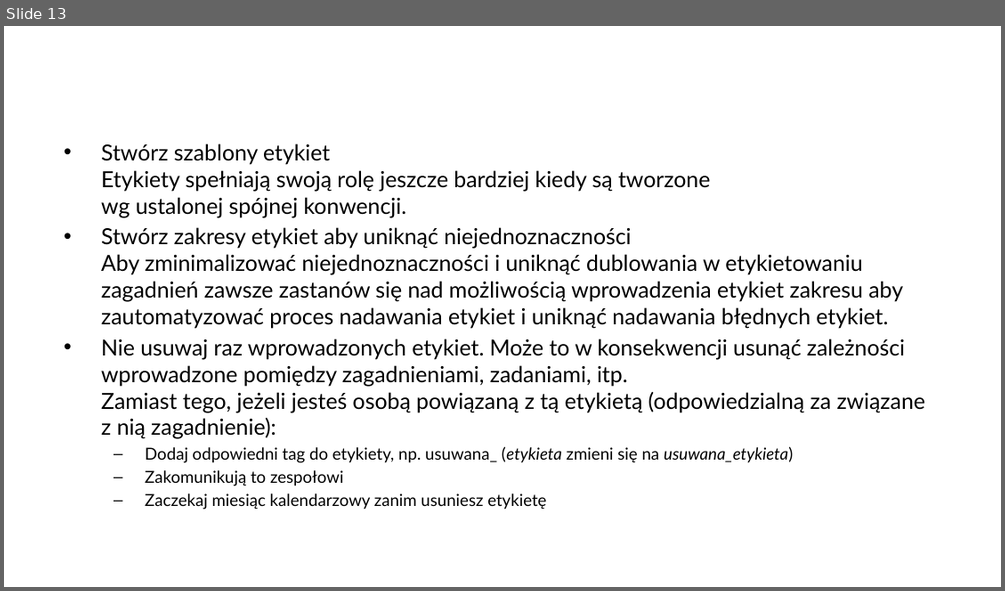
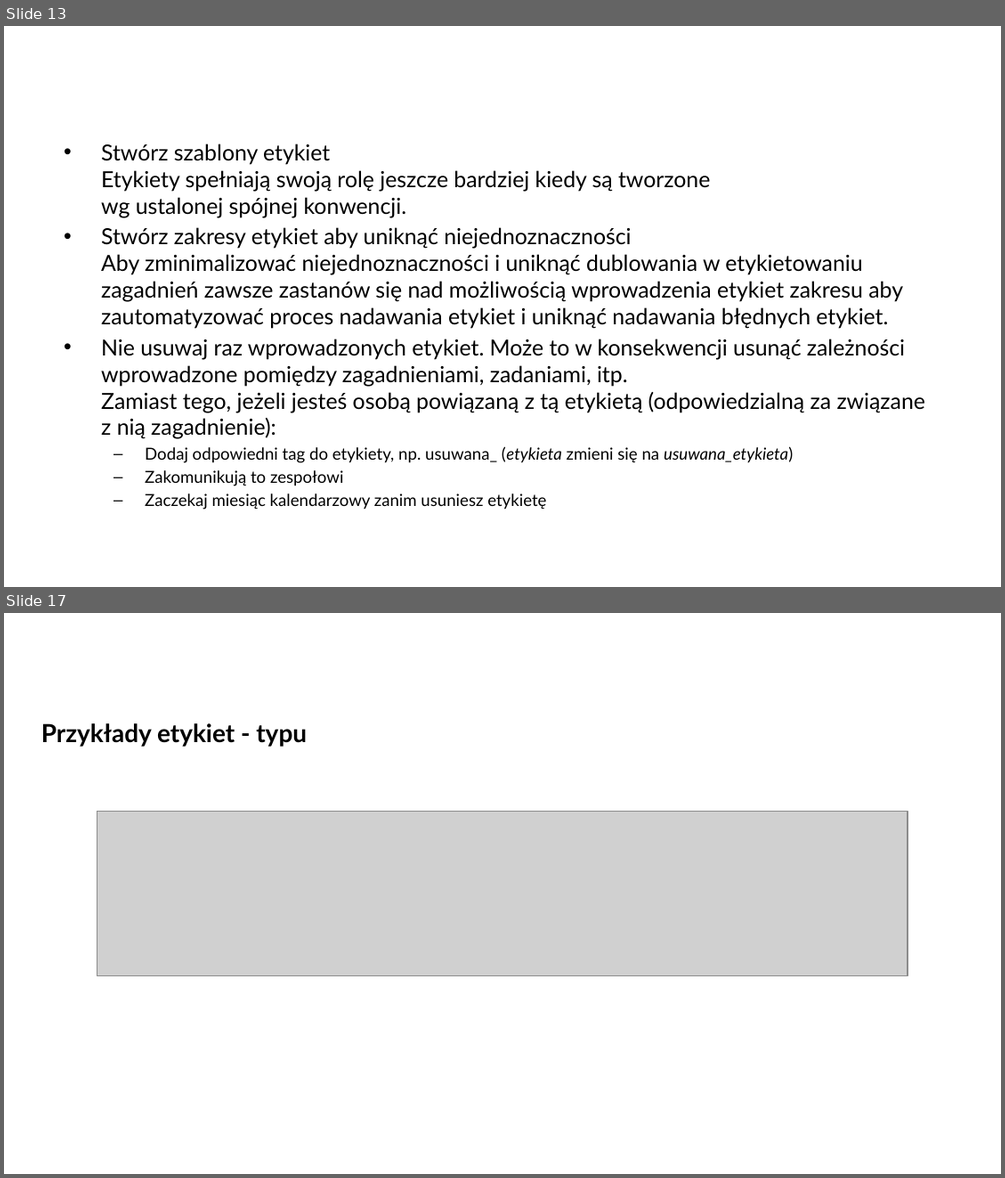
Before and after one commit to arturkwiek/gitlab-tutorial, a slide deck: 10. Git - tutorial - Labels.pptx. Shown one above the other, each under a label of ours: slide 13 before the commit, slides 13 and 17 after it; the slides between them are not shown. The pictures are 1005x591 and 1005x1178 pixels, drawn with LibreOffice and Linux fonts; fonts in the diff are those of the drawing; grey boxes stand for pictures; background and template pictures are left out. Boxes give left, top, right and bottom in pixels: in the first picture for what was removed or moved away, otherwise in the second. Text is boxed around its words. In the diff, an @@ line names an element or a change of style, - is before the commit and + after.

```diff
--- a/10. Git - tutorial - Labels.pptx
+++ b/10. Git - tutorial - Labels.pptx
@@ slide 17 added at [4,613,1001,1174], background picture (left out) @@
@@ text added at [41,723,307,747], 18 pt, text #000000, bold @@
+Przykłady etykiet - typu
@@ picture added at [97,811,908,976] @@
```
Also in this commit, not shown: 6 other slides added, 2 other files.
